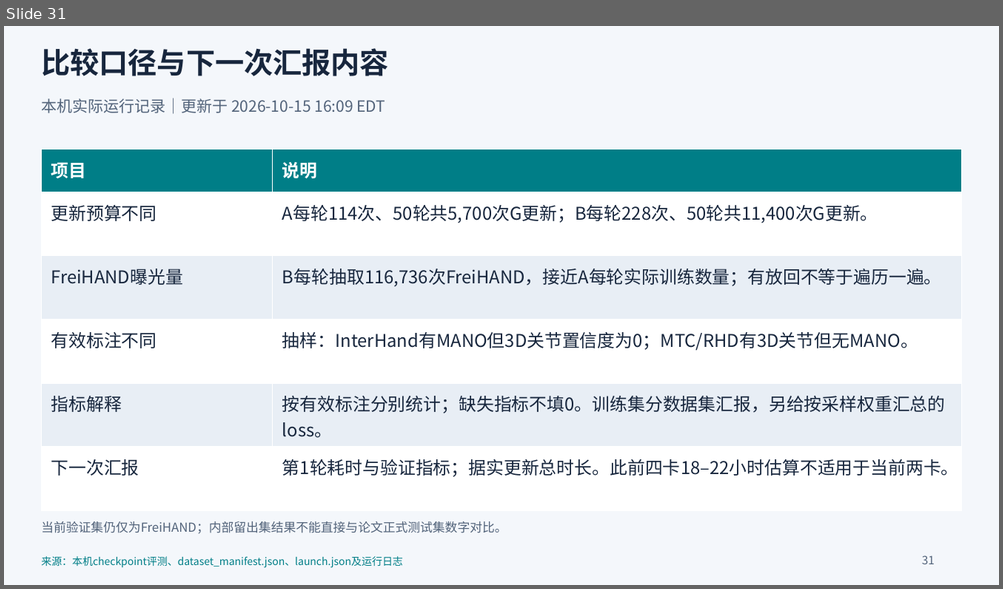
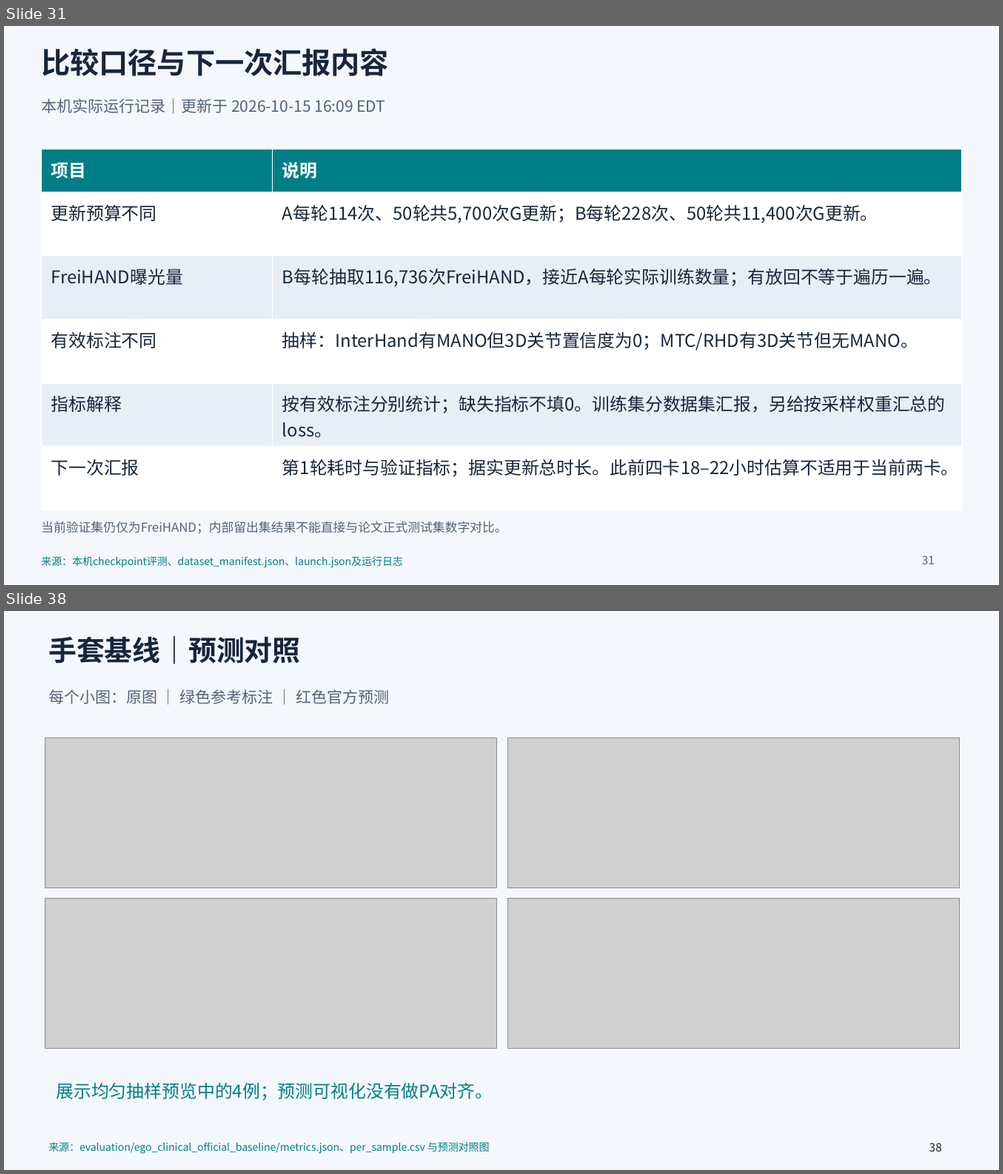
Before and after one commit to choppa129/WiLoR, a slide deck: reports/wilor_training_reproduction_summary/WiLoR_论文代码差异与本机训练复盘.pptx. Shown one above the other, each under a label of ours: slide 31 before the commit, slides 31 and 38 after it; the slides between them are not shown. The pictures are 1003x589 and 1003x1174 pixels, drawn with LibreOffice and Linux fonts; fonts in the diff are those of the drawing; grey boxes stand for pictures. Boxes give left, top, right and bottom in pixels: in the first picture for what was removed or moved away, otherwise in the second. Text is boxed around its words. In the diff, an @@ line names an element or a change of style, - is before the commit and + after.

Commit message:
docs: add glove baseline summary metrics and presentation

```diff
--- a/reports/wilor_training_reproduction_summary/WiLoR_论文代码差异与本机训练复盘.pptx
+++ b/reports/wilor_training_reproduction_summary/WiLoR_论文代码差异与本机训练复盘.pptx
@@ slide 38 added at <box>4,611,999,1170</box>, background #F4F7FB @@
@@ text added at <box>48,635,300,664</box>, 27 pt, text #17263D, bold @@
+手套基线｜预测对照
@@ text added at <box>48,689,389,704</box>, 15 pt, text #52637A @@
+每个小图：原图 ｜ 绿色参考标注 ｜ 红色官方预测
@@ picture added at <box>45,738,496,889</box> @@
@@ picture added at <box>508,738,959,889</box> @@
@@ picture added at <box>45,898,496,1049</box> @@
@@ picture added at <box>508,898,959,1049</box> @@
@@ text added at <box>56,1083,492,1101</box>, 17 pt, text #007E87 @@
+展示均匀抽样预览中的4例；预测可视化没有做PA对齐。
@@ text added at <box>48,1142,489,1154</box>, 10 pt, text #007E87 @@
+来源：evaluation/ego_clinical_official_baseline/metrics.json、per_sample.csv 与预测对照图
@@ text added at <box>929,1143,942,1152</box>, 11 pt, text #17263D @@
+38
```
Also in this commit, not shown: 7 other slides added, 2 other files.
